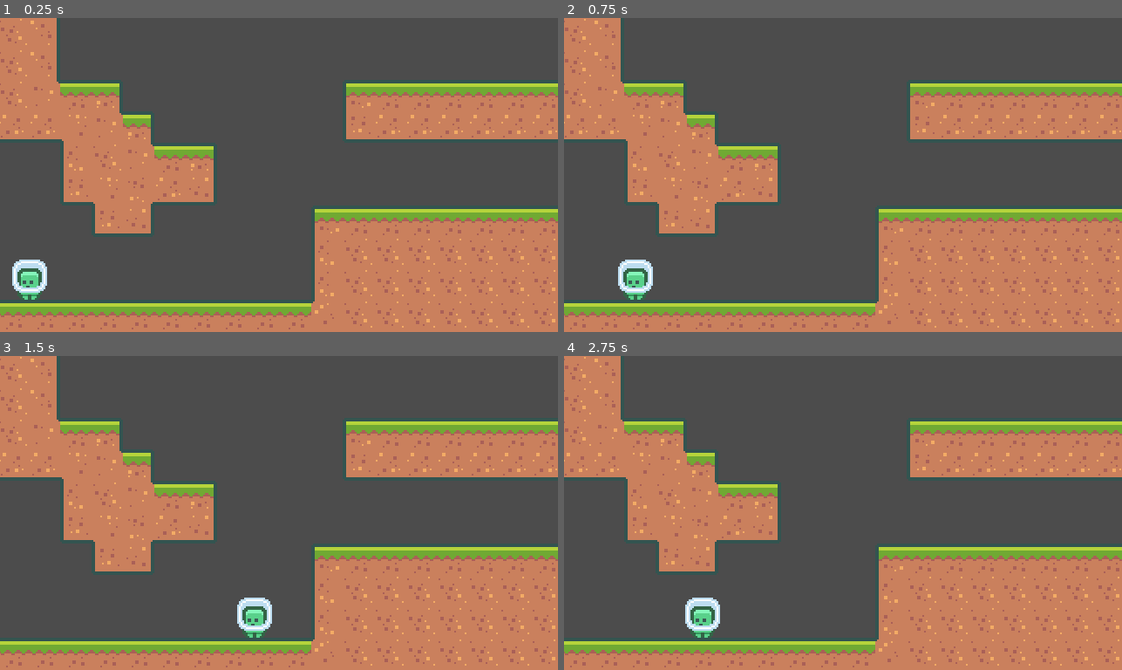
Above: before the commit, frames 1-4 (two rows, left to right).
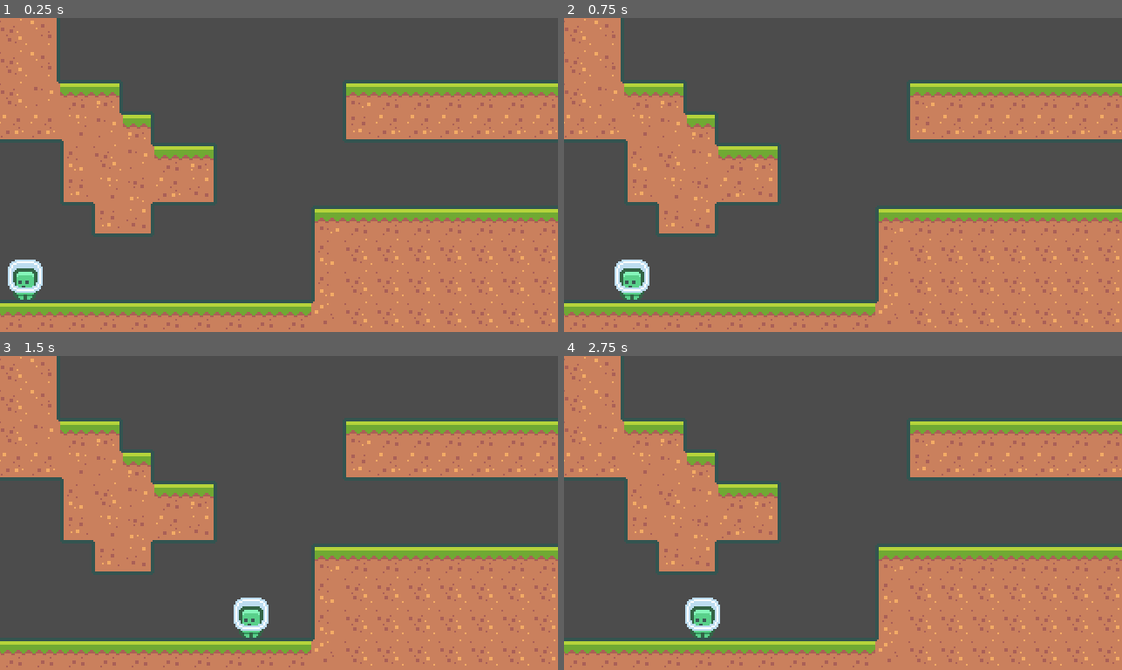
Above: after the commit, the same moments.

Repository: jackwkinsey/2d-platformer
Game: Godot game, scene res://scenes/Main.tscn
Same seed, same stepped clock (60 frames per second), same inputs: the game is played once before the commit and once after it.
Inputs:
- Up to frame 1 (0.25 s): no input
- Up to frame 2 (0.75 s): tap Enter at 0.5 s; hold D (move_right) from 0.53 s (still down)
- Up to frame 3 (1.5 s): keep holding D (move_right); tap Space (jump) at 0.77 s
- Up to frame 4 (2.75 s): tap Space (jump) at 1.52 s; release D (move_right) at 2.03 s; hold A (move_left) from 2.03 s (still down)

The runs differ from the first frame. In frame 1, 0.5% of the frame differs, in the area x 1-9%, y 76-90%; in frame 2, 0.4%; in frame 3, 0.4%; in frame 4, nothing differs.

Commit message:
refactor: create Player scene

Diff:
--- a/scenes/Main.tscn
+++ b/scenes/Main.tscn
@@ -1,11 +1,7 @@
-[gd_scene load_steps=5 format=2]
+[gd_scene load_steps=3 format=2]
 
 [ext_resource path="res://resources/tileset.tres" type="TileSet" id=1]
-[ext_resource path="res://assets/player/character_0000.png" type="Texture" id=2]
-[ext_resource path="res://scripts/Player.gd" type="Script" id=3]
-
-[sub_resource type="RectangleShape2D" id=1]
-extents = Vector2( 5, 8 )
+[ext_resource path="res://scenes/Player.tscn" type="PackedScene" id=2]
 
 [node name="Main" type="Node"]
 
@@ -15,22 +11,8 @@
 format = 1
 tile_data = PoolIntArray( -327690, 0, 0, -327689, 0, 1, -327688, 0, 2, -262154, 0, 65536, -262153, 0, 65537, -262152, 0 …(1921 unchanged characters)…
 
-[node name="Player" type="KinematicBody2D" parent="."]
-position = Vector2( -143.77, 61.1938 )
-script = ExtResource( 3 )
-
-[node name="Sprite" type="Sprite" parent="Player"]
-texture = ExtResource( 2 )
-__meta__ = {
-"_edit_lock_": true
-}
-
-[node name="CollisionShape2D" type="CollisionShape2D" parent="Player"]
-position = Vector2( 0, 3.88908 )
-shape = SubResource( 1 )
-__meta__ = {
-"_edit_lock_": true
-}
+[node name="Player" parent="." instance=ExtResource( 2 )]
+position = Vector2( -145.878, 71.8391 )
 
 [node name="Camera2D" type="Camera2D" parent="."]
 position = Vector2( -0.560608, 0.560593 )
--- /dev/null
+++ b/scenes/Player.tscn
@@ -0,0 +1,24 @@
+[gd_scene load_steps=4 format=2]
+
+[ext_resource path="res://scripts/Player.gd" type="Script" id=1]
+[ext_resource path="res://assets/player/character_0000.png" type="Texture" id=2]
+
+[sub_resource type="RectangleShape2D" id=1]
+extents = Vector2( 5, 8 )
+
+[node name="Player" type="KinematicBody2D"]
+script = ExtResource( 1 )
+
+[node name="Sprite" type="Sprite" parent="."]
+position = Vector2( 0, -12 )
+texture = ExtResource( 2 )
+__meta__ = {
+"_edit_lock_": true
+}
+
+[node name="CollisionShape2D" type="CollisionShape2D" parent="."]
+position = Vector2( 0, -8.11092 )
+shape = SubResource( 1 )
+__meta__ = {
+"_edit_lock_": true
+}
